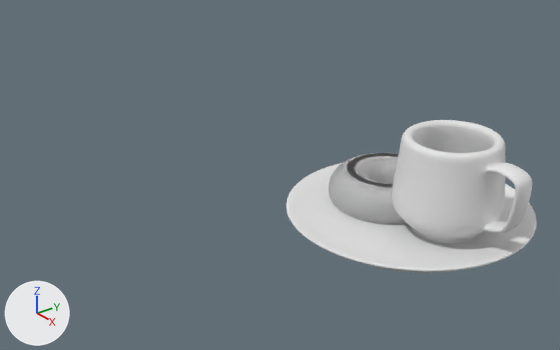
The Blender file donut-2026/donut-tut2026-9.blend: old version first, new version second.
Both versions are drawn from a 50 mm lens placed at (1.193, -1.365, 0.92), pointed at (-0.537, -0.023, -0.076). Lighting does not change. The marker at lower left points along +X, +Y and +Z. The picture after the commit comes second.

The first picture shows 'Circle', 'Cup', 'Icing'.
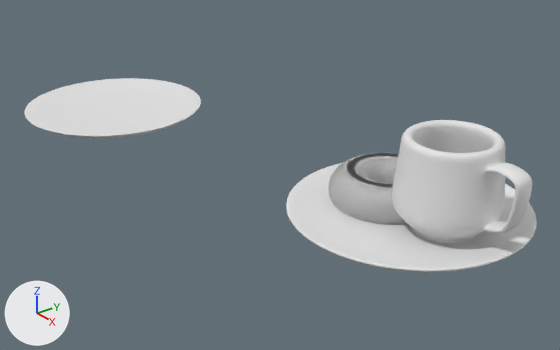
Diff of the bpy script that builds the scene:
```diff
--- a/donut-2026/donut-tut2026-9.blend.py
+++ b/donut-2026/donut-tut2026-9.blend.py
@@ me_circle_001 @@
+me_circle_001.from_pydata(...)  # 210 vertices, 170 faces; spans x -0.33..0.33, y -0.331..0.331, z 0.0..0.041
@@ ob_circle_001 @@
+ob_circle_001 = bpy.data.objects.new('Circle.001', me_circle_001)
+ob_circle_001.location = (-1.357, -0.169, -0.079)
+_m = ob_circle_001.modifiers.new('Subdivision', 'SUBSURF')
+_m.levels = 0
+_m.render_levels = 4
```

Where the change shows, as pixel boxes [x1, y1, x2, y2] in the pictures (560 x 350 px):
'Circle.001', added: after [24, 78, 201, 139]
